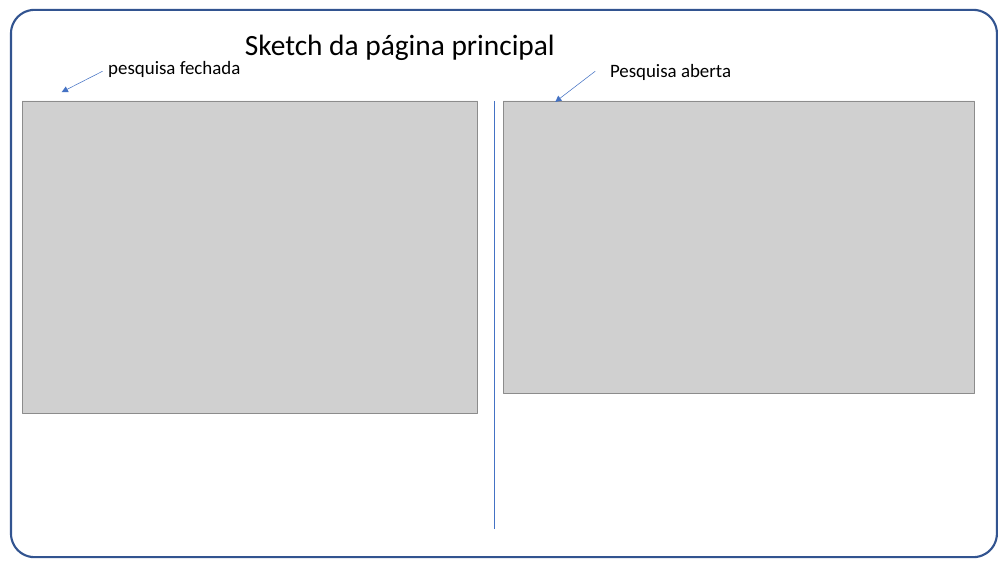
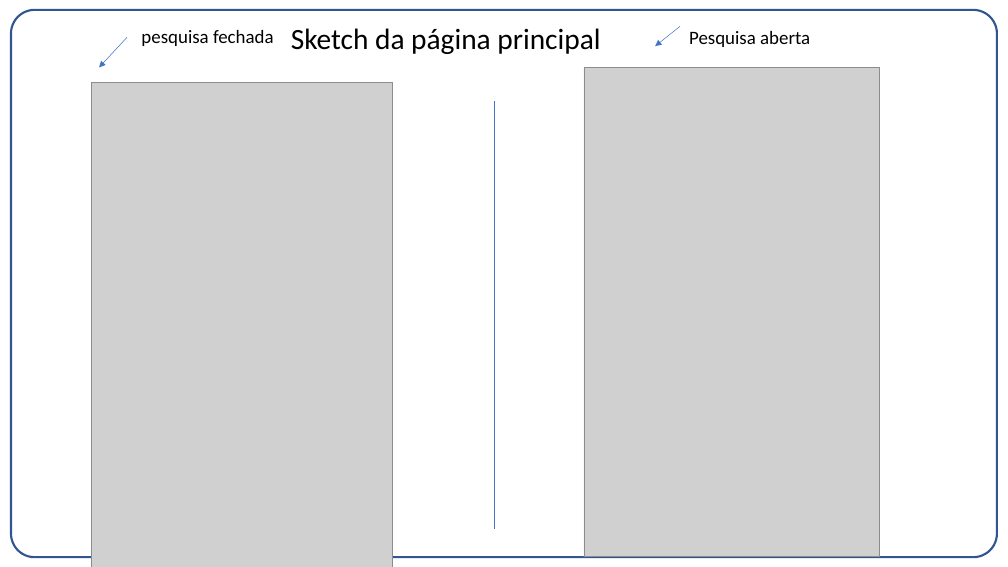
Before and after one commit to betofr1/co-design, a slide deck: slide 3 of Projeto 1/Entrega02.pptx. Drawn at 1008x567 pixels with LibreOffice and Linux fonts; fonts in the diff are those of the drawing; grey boxes stand for pictures. Boxes give left, top, right and bottom in pixels: in the first picture for what was removed or moved away, otherwise in the second. Text is boxed around its words. In the diff, an @@ line names an element or a change of style, - is before the commit and + after.

```diff
--- a/Projeto 1/Entrega02.pptx
+++ b/Projeto 1/Entrega02.pptx
@@ text "pesquisa fechada": place and size @@
-text "pesquisa fechada" at (108, 61, 241, 77)
+text "pesquisa fechada" at (141, 30, 274, 46)
@@ title "Sketch da página principal": place and size @@
-title "Sketch da página principal" at (245, 34, 555, 60)
+title "Sketch da página principal" at (291, 28, 600, 54)
@@ arrow moved from (595, 71) - (555, 102) to (681, 26) - (656, 46) @@
@@ text "Pesquisa aberta": place and size @@
-text "Pesquisa aberta" at (610, 64, 731, 80)
+text "Pesquisa aberta" at (689, 31, 810, 47)
@@ arrow moved from (103, 71) - (62, 92) to (127, 37) - (99, 67) @@
@@ picture added at (91, 82, 392, 567) @@
@@ picture added at (584, 67, 879, 557) @@
@@ picture removed at (22, 101, 478, 414) @@
@@ picture removed at (503, 101, 975, 394) @@
```
Also in this commit, not shown: 2 other slides changed, 3 slides removed, 2 other files.
